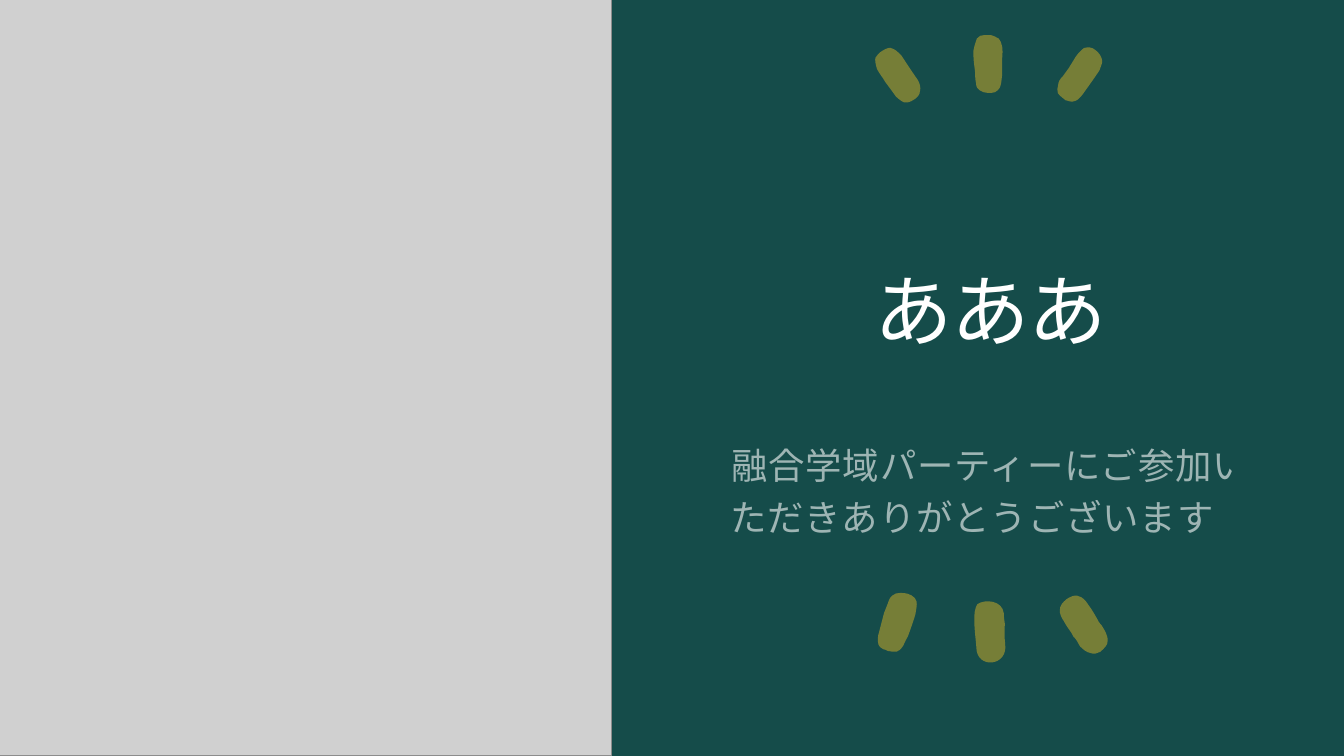
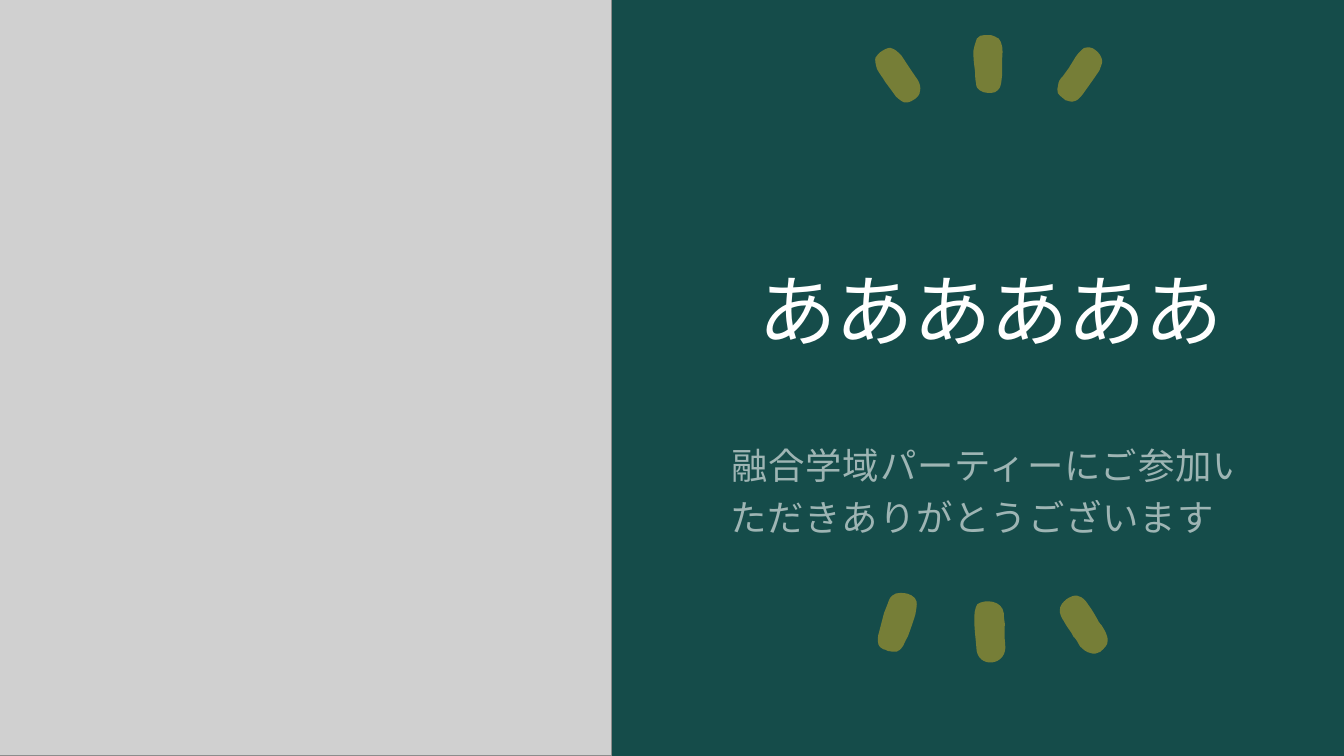
Before and after one commit to ogawa3427/utils, a slide deck: slide 1 of 2024quiz/quiz.pptx. Drawn at 1344x756 pixels with LibreOffice and Linux fonts; fonts in the diff are those of the drawing; grey boxes stand for pictures. Boxes give left, top, right and bottom in pixels: in the first picture for what was removed or moved away, otherwise in the second. Text is boxed around its words. In the diff, an @@ line names an element or a change of style, - is before the commit and + after.

Commit message:
Test6 (#55)
* いいい

* t

* te6

```diff
--- a/2024quiz/quiz.pptx
+++ b/2024quiz/quiz.pptx
@@ title at box(759, 277, 1223, 344): text changed @@
-あああ
+ああああああ
```
